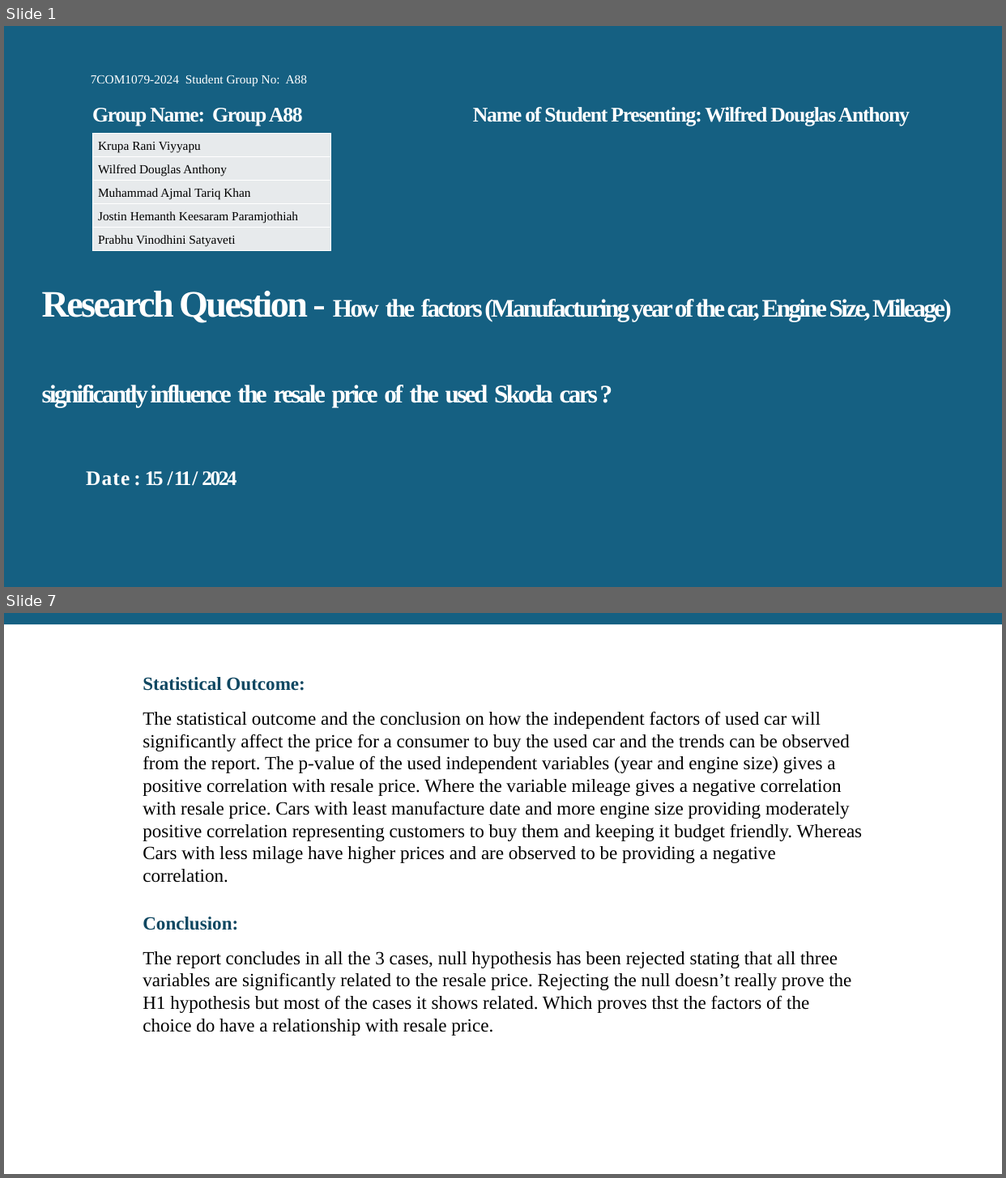
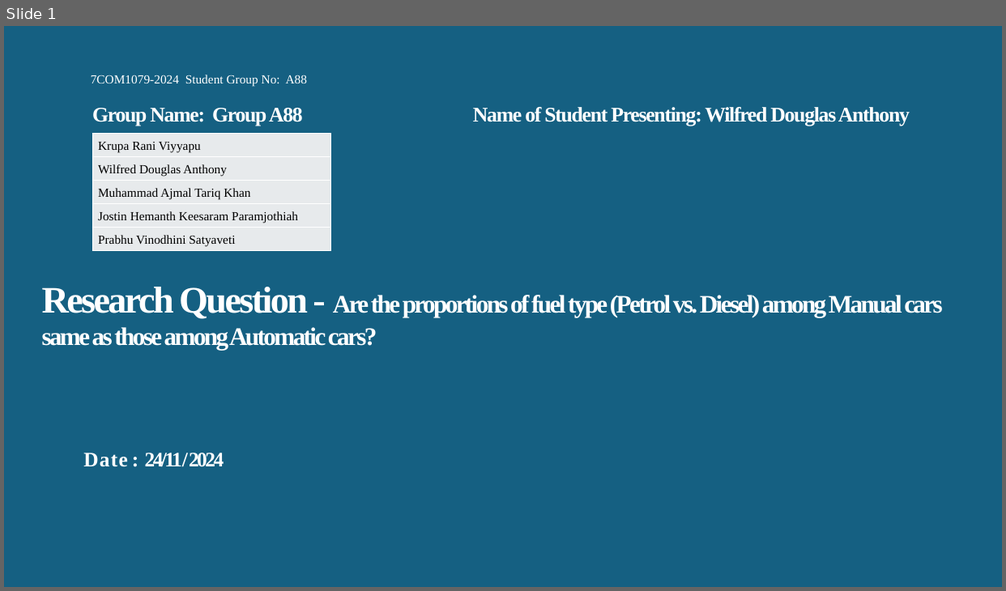
Before and after one commit to KrupaRaniHerts/Group88, a slide deck: 7COM1079-Tutorial_4.pptx. Shown one above the other, each under a label of ours: slides 1 and 7 before the commit, slide 1 after it; the slides between them are not shown. The pictures are 1006x1178 and 1006x591 pixels, drawn with LibreOffice and Linux fonts; fonts in the diff are those of the drawing; background and template pictures are left out. Boxes give left, top, right and bottom in pixels: in the first picture for what was removed or moved away, otherwise in the second. Text is boxed around its words. In the diff, an @@ line names an element or a change of style, - is before the commit and + after.

```diff
--- a/7COM1079-Tutorial_4.pptx
+++ b/7COM1079-Tutorial_4.pptx
@@ slide 7 removed at (x1=4, y1=613, x2=1002, y2=1174), background #FFFFFF @@
@@ rectangle removed at (x1=4, y1=613, x2=1002, y2=624) @@
@@ text removed at (x1=143, y1=677, x2=863, y2=1036) @@
-Statistical Outcome:
-The statistical outcome and the conclusion on how the independent factors of used car will significantly affect the price for a consumer to buy the used car and the trends can be observed from the report. The p-value of the used independent variables (year and engine size) gives a positive correlation with resale price. Where the variable mileage gives a negative correlation with resale price. Cars with least manufacture date and more engine size providing moderately positive correlation representing customers to buy them and keeping it budget friendly. Whereas Cars with less milage have higher prices and are observed to be providing a negative correlation.
-Conclusion:
-The report concludes in all the 3 cases, null hypothesis has been rejected stating that all three variables are significantly related to the resale price. Rejecting the null doesn’t really prove the H1 hypothesis but most of the cases it shows related. Which proves thst the factors of the choice do have a relationship with resale price.
@@ slide 1 changed as well @@
@@ title at (x1=42, y1=287, x2=942, y2=467): text changed @@
-Research Question - How the factors (Manufacturing year of the car, Engine Size, Mileage) significantly influence the resale price of the used Skoda cars ?
-D a t e : 15 / 11 / 2024
+Research Question - Are the proportions of fuel type (Petrol vs. Diesel) among Manual cars same as those among Automatic cars?
+D a t e : 24/11/ 2024
```
Also in this commit, not shown: 2 other slides changed, 3 slides added, 3 other slides removed.
